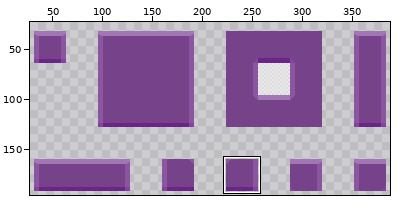
Sprite sheet, stored at Overgrown/Content/Tilemaps/TileMapStart.png. Above: a wide view before the commit, with the close-up outlined.
Close-up. First the earlier version:
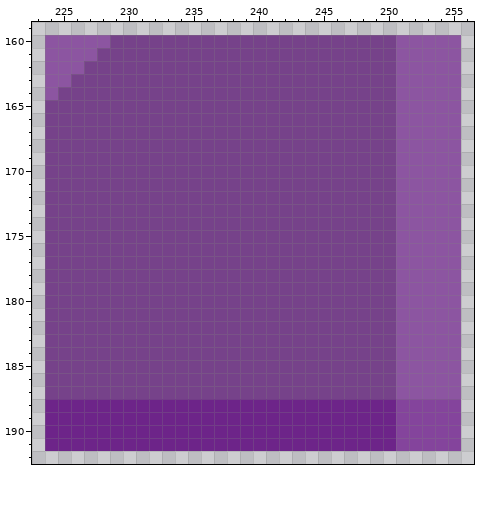
The file is 416x416 pixels. Shown: x 223..256, y 159..192. The wide view leaves out empty margins. The commit also changed other parts of the picture, which this record leaves out.
Once edited:
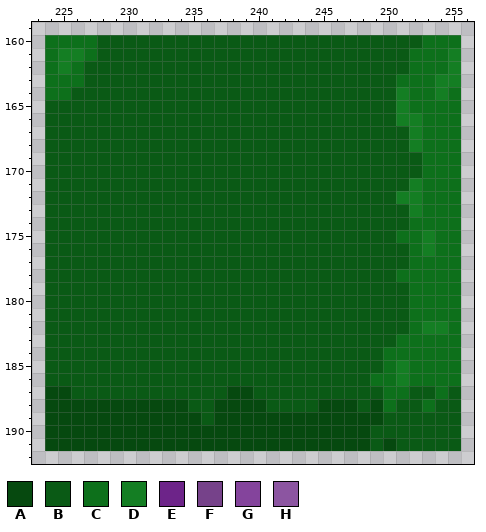
Palette (. is transparent): A #06490f  B #0a5a15  C #0d701b  D #147e23  E #6d2489  F #76428a  G #84449c  H #8c55a1
The exact change:
Changed rows in their new state; - is an unchanged pixel.
first column x 224:
160 CCCCBBBBBBBBBBBBBBBBBBBBBBBBBCCC
161 CDDCBBBBBBBBBBBBBBBBBBBBBBBBCCCD
162 CDCBBBBBBBBBBBBBBBBBBBBBBBBBCCCD
163 CCCBBBBBBBBBBBBBBBBBBBBBBBBCCCDD
164 CCBBBBBBBBBBBBBBBBBBBBBBBBBDCCDC
165 BBBBBBBBBBBBBBBBBBBBBBBBBBBDCCCC
166 BBBBBBBBBBBBBBBBBBBBBBBBBBBDDCCC
167 BBBBBBBBBBBBBBBBBBBBBBBBBBBBDCCC
168 BBBBBBBBBBBBBBBBBBBBBBBBBBBBDCCC
169 BBBBBBBBBBBBBBBBBBBBBBBBBBBBBCCC
170 BBBBBBBBBBBBBBBBBBBBBBBBBBBBBCCC
171 BBBBBBBBBBBBBBBBBBBBBBBBBBBBDCCC
172 BBBBBBBBBBBBBBBBBBBBBBBBBBBDDCCC
173 BBBBBBBBBBBBBBBBBBBBBBBBBBBBDCCC
174 BBBBBBBBBBBBBBBBBBBBBBBBBBBBCCCC
175 BBBBBBBBBBBBBBBBBBBBBBBBBBBCCDCC
176 BBBBBBBBBBBBBBBBBBBBBBBBBBBBCDCC
177 BBBBBBBBBBBBBBBBBBBBBBBBBBBBCCCC
178 BBBBBBBBBBBBBBBBBBBBBBBBBBBCCCCC
179 BBBBBBBBBBBBBBBBBBBBBBBBBBBBCCCC
180 BBBBBBBBBBBBBBBBBBBBBBBBBBBBCCCC
181 BBBBBBBBBBBBBBBBBBBBBBBBBBBBCCCC
182 BBBBBBBBBBBBBBBBBBBBBBBBBBBBCDDC
183 BBBBBBBBBBBBBBBBBBBBBBBBBBBCCCCC
184 BBBBBBBBBBBBBBBBBBBBBBBBBBCCCCCC
185 BBBBBBBBBBBBBBBBBBBBBBBBBBCDCCCC
186 BBBBBBBBBBBBBBBBBBBBBBBBBCCDCCCC
187 AABBBBBBBBBBBBAABBBBBBBBBBCCBBCB
188 AAAAAAAAAAABBAAAABBBBAAABACBBCBB
189 AAAAAAAAAAAABAAAAAAAAAAAAABBBBBB
190 AAAAAAAAAAAAAAAAAAAAAAAAABBBBBBB
191 AAAAAAAAAAAAAAAAAAAAAAAAABABBBBB
Pixel boxes of the changes (left, top, right, bottom) in both close-ups:
changed: (45, 35, 461, 451)
